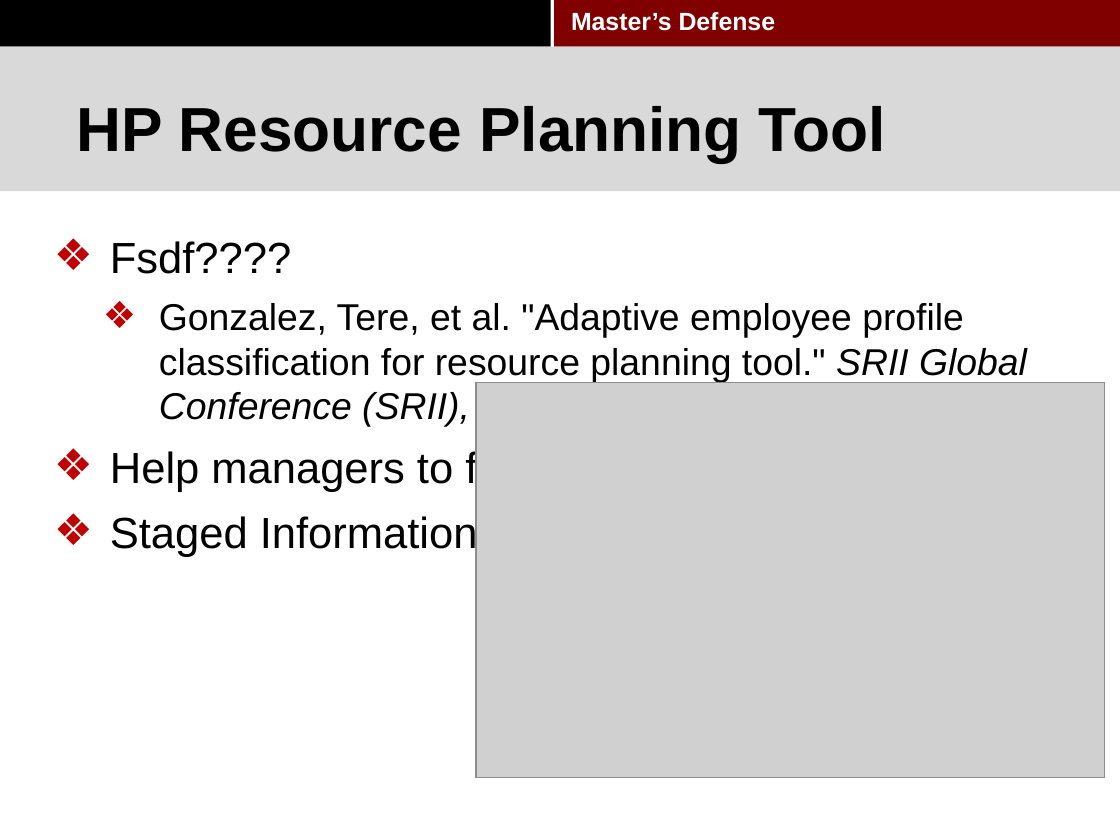
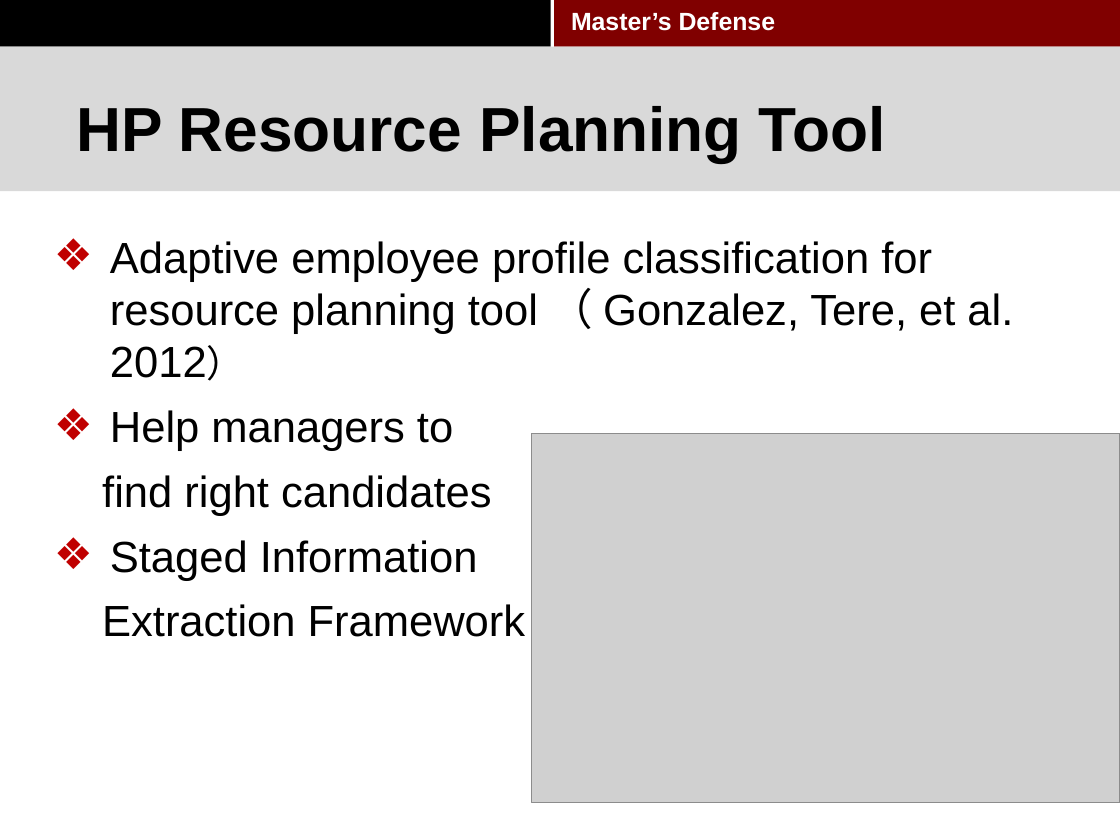
Before and after one commit to pkushiqiang/thesis, a slide deck: slide 16 of media/Master's thesis-2.pptx. Drawn at 1120x840 pixels with LibreOffice and Linux fonts; fonts in the diff are those of the drawing; grey boxes stand for pictures; background and template pictures are left out. Boxes give left, top, right and bottom in pixels: in the first picture for what was removed or moved away, otherwise in the second. Text is boxed around its words. In the diff, an @@ line names an element or a change of style, - is before the commit and + after.

Commit message:
update

```diff
--- a/media/Master's thesis-2.pptx
+++ b/media/Master's thesis-2.pptx
@@ text at [102, 241, 1013, 637]: text changed; size 24 to 28 pt @@
-❖ Fsdf????
-  ❖ Gonzalez, Tere, et al. "Adaptive employee profile classification for resource planning tool." SRII Global Conference (SRII), 2012 Annual. IEEE, 2012.
-❖ Help managers to find right candidates
-❖ Staged Information Extraction Framework
+❖ Adaptive employee profile classification for resource planning tool （ Gonzalez, Tere, et al. 2012）
+❖ Help managers to
+find right candidates
+❖ Staged Information
+Extraction Framework
@@ picture: place and size @@
-picture at [476, 383, 1105, 778]
+picture at [532, 433, 1120, 803]
```
Also in this commit, not shown: 5 other slides changed.
